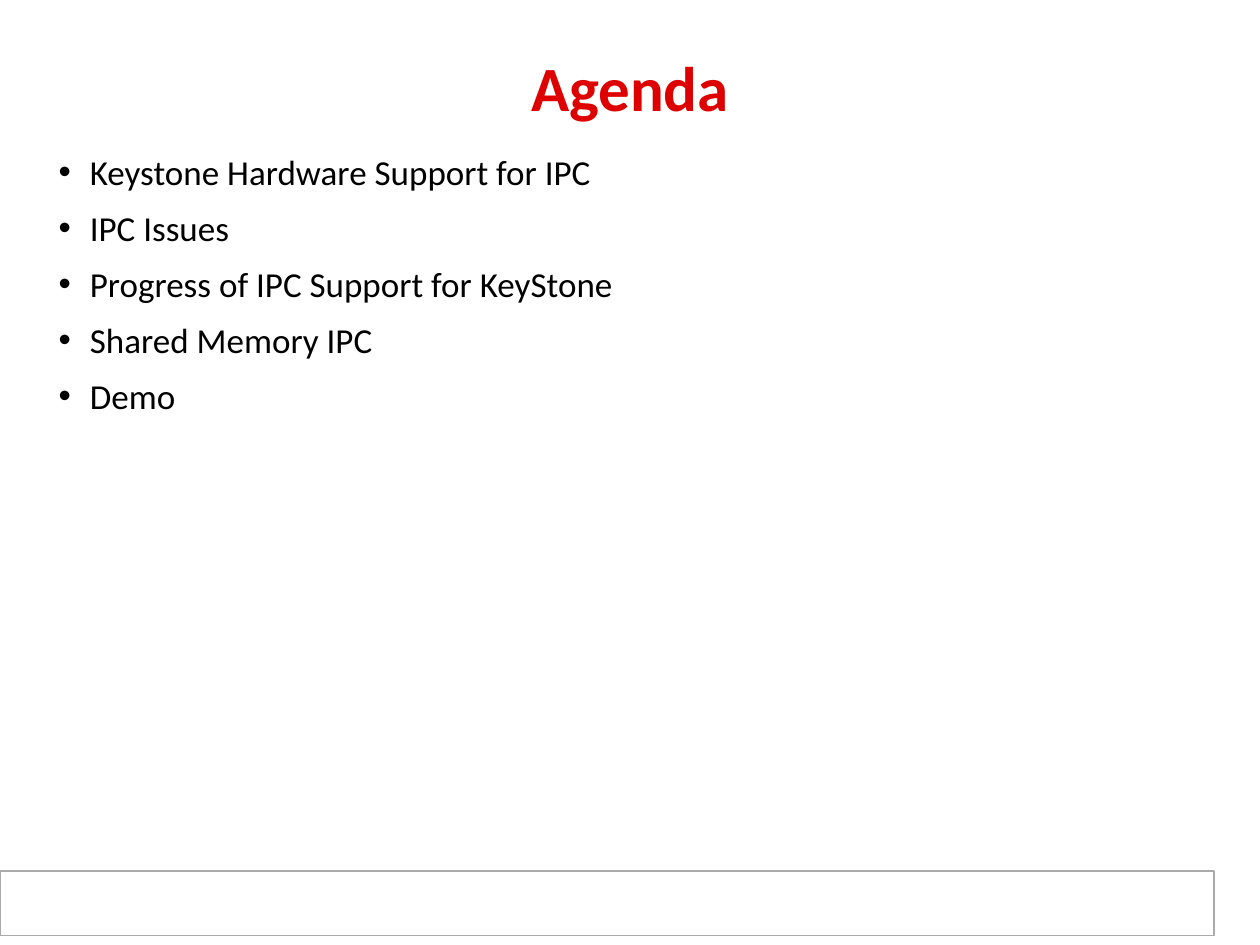
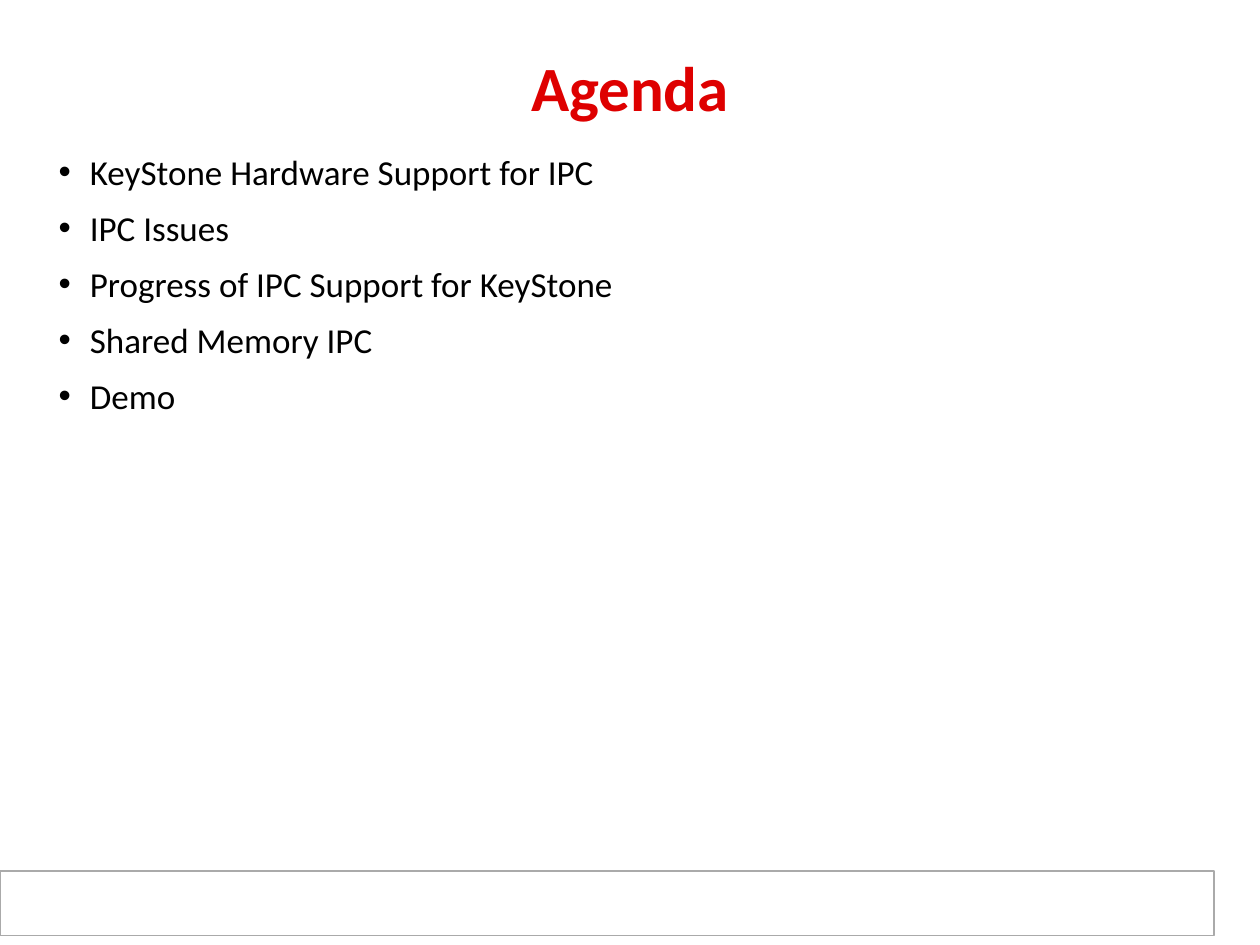
Before and after one commit to hari1989/keystone-workshop, a slide deck: slide 2 of preliminary/ipcForTI_RTOS_Internal.pptx. Drawn at 1260x945 pixels with LibreOffice and Linux fonts; fonts in the diff are those of the drawing; background and template pictures are left out. Boxes give left, top, right and bottom in pixels: in the first picture for what was removed or moved away, otherwise in the second. Text is boxed around its words. In the diff, an @@ line names an element or a change of style, - is before the commit and + after.

```diff
--- a/preliminary/ipcForTI_RTOS_Internal.pptx
+++ b/preliminary/ipcForTI_RTOS_Internal.pptx
@@ text at (x1=90, y1=160, x2=594, y2=191): text changed @@
-• Keystone Hardware Support for IPC
+• KeyStone Hardware Support for IPC
```
Also in this commit, not shown: 18 other slides changed, 1 slide removed.
